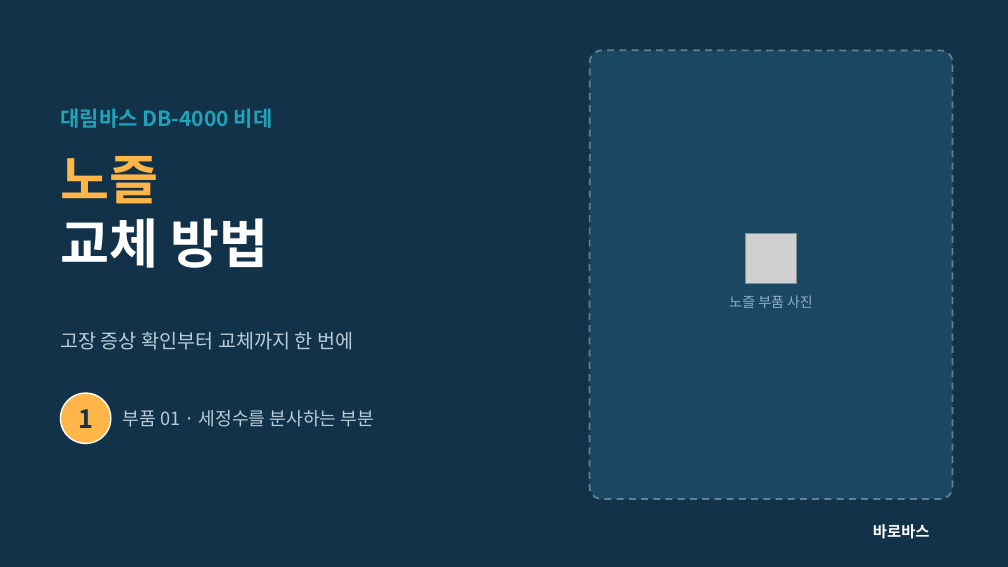
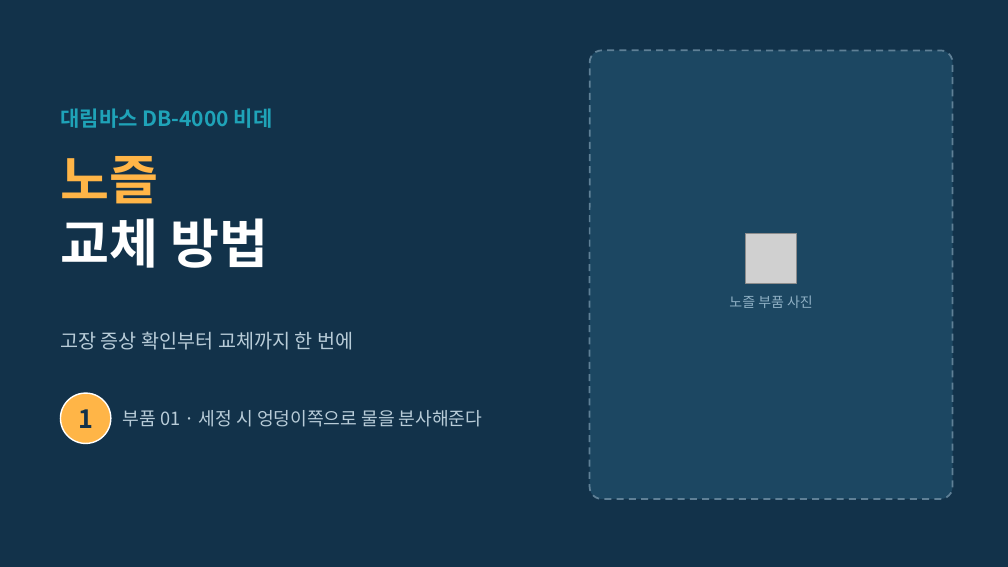
Before and after one commit to curireport/claude-blog-project, a slide deck: slide 12 of 바로바스/output/DB-4000_부품안내카드.pptx (slide 8 before the commit). Drawn at 1008x567 pixels with LibreOffice and Linux fonts; fonts in the diff are those of the drawing; grey boxes stand for pictures; background and template pictures are left out. Boxes give left, top, right and bottom in pixels: in the first picture for what was removed or moved away, otherwise in the second. Text is boxed around its words. In the diff, an @@ line names an element or a change of style, - is before the commit and + after.

```diff
--- a/바로바스/output/DB-4000_부품안내카드.pptx
+++ b/바로바스/output/DB-4000_부품안내카드.pptx
@@ text at (123,410,483,427): text changed @@
-부품 01 · 세정수를 분사하는 부분
+부품 01 · 세정 시 엉덩이쪽으로 물을 분사해준다
@@ text removed at (873,524,930,539) @@
-바로바스
```
Also in this commit, not shown: 4 other slides changed, 15 slides added, 6 slides removed, 4 other files.
